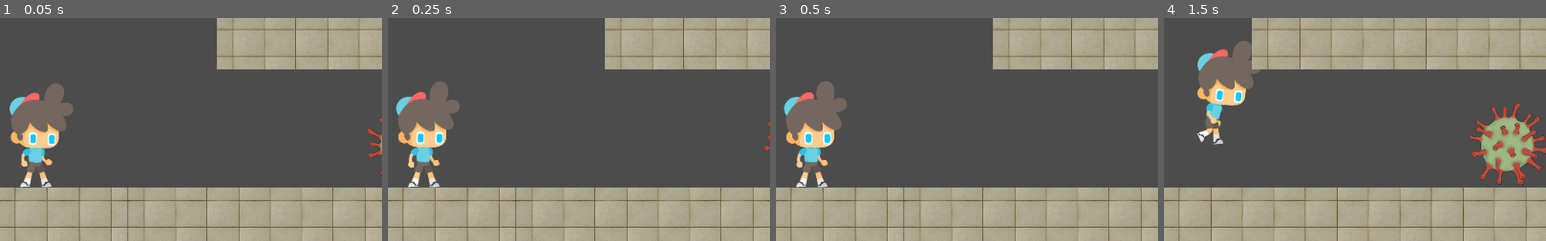
Above: before the commit, frames 1-4 (left to right).
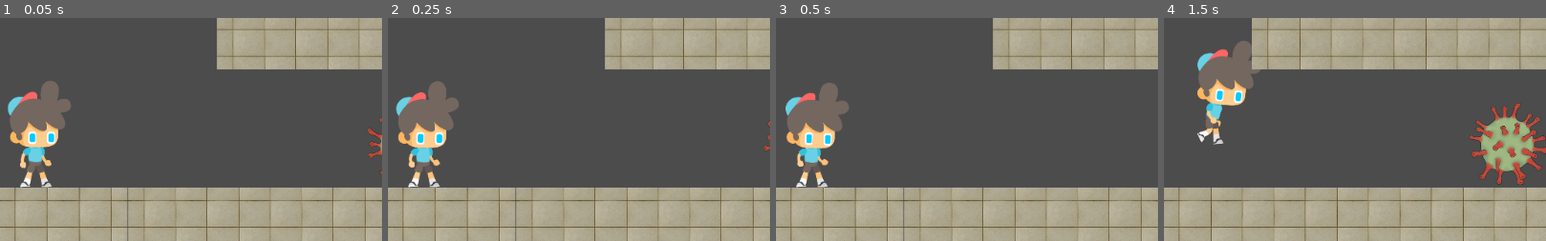
Above: after the commit, the same moments.

Repository: moomurrs/Final-Project
Game: Godot game, scene res://Scenes/World.tscn
Two runs of this game, one before a commit and one after it. Both use one fixed random seed, a clock stepped at 60 frames per second and the inputs below.
Inputs:
- Up to frame 1 (0.05 s): no input
- Up to frame 2 (0.25 s): no input
- Up to frame 3 (0.5 s): no input
- Up to frame 4 (1.5 s): hold Up (ui_up) 0.53-1.28 s; hold Right (ui_right) from 0.53 s (still down); tap Up (ui_up) at 1.35 s
The pictures show only the part of the screen within x 40-90%, y 50-100%; the shares and areas given below are measured in that part.

The runs differ from the first frame. In frame 1, 1.2% of the frame differs, in the area x 2-19%, y 28-68%; in frame 2, 0.4%; in frame 3, 0.9%; in frame 4, nothing differs.

Commit message:
player death works

Diff:
--- /dev/null
+++ b/Scenes/Death.tscn
@@ -0,0 +1,28 @@
+[gd_scene load_steps=3 format=2]
+
+[ext_resource path="res://Assets/OstrichSans-Heavy.otf" type="DynamicFontData" id=1]
+
+[sub_resource type="DynamicFont" id=1]
+size = 80
+font_data = ExtResource( 1 )
+
+[node name="Node2D" type="Node2D"]
+
+[node name="ColorRect" type="ColorRect" parent="."]
+margin_right = 1039.0
+margin_bottom = 611.0
+color = Color( 0, 0, 0, 1 )
+__meta__ = {
+"_edit_use_anchors_": false
+}
+
+[node name="Label" type="Label" parent="."]
+margin_left = 471.247
+margin_top = 265.833
+margin_right = 598.247
+margin_bottom = 319.833
+custom_fonts/font = SubResource( 1 )
+text = "Dead"
+__meta__ = {
+"_edit_use_anchors_": false
+}
--- a/Scenes/Player.tscn
+++ b/Scenes/Player.tscn
@@ -46,6 +46,21 @@
 [ext_resource path="res://Assets/Sprites/Player/Jump (7).png" type="Texture" id=44]
 [ext_resource path="res://Assets/Sprites/Player/Jump (9).png" type="Texture" id=45]
 [ext_resource path="res://Assets/Sprites/Player/Jump (6).png" type="Texture" id=46]
+[ext_resource path="res://Assets/Sprites/Player/Dead (10).png" type="Texture" id=47]
+[ext_resource path="res://Assets/Sprites/Player/Dead (14).png" type="Texture" id=48]
+[ext_resource path="res://Assets/Sprites/Player/Dead (11).png" type="Texture" id=49]
+[ext_resource path="res://Assets/Sprites/Player/Dead (13).png" type="Texture" id=50]
+[ext_resource path="res://Assets/Sprites/Player/Dead (12).png" type="Texture" id=51]
+[ext_resource path="res://Assets/Sprites/Player/Dead (15).png" type="Texture" id=52]
+[ext_resource path="res://Assets/Sprites/Player/Dead (9).png" type="Texture" id=53]
+[ext_resource path="res://Assets/Sprites/Player/Dead (1).png" type="Texture" id=54]
+[ext_resource path="res://Assets/Sprites/Player/Dead (3).png" type="Texture" id=55]
+[ext_resource path="res://Assets/Sprites/Player/Dead (4).png" type="Texture" id=56]
+[ext_resource path="res://Assets/Sprites/Player/Dead (2).png" type="Texture" id=57]
+[ext_resource path="res://Assets/Sprites/Player/Dead (6).png" type="Texture" id=58]
+[ext_resource path="res://Assets/Sprites/Player/Dead (5).png" type="Texture" id=59]
+[ext_resource path="res://Assets/Sprites/Player/Dead (7).png" type="Texture" id=60]
+[ext_resource path="res://Assets/Sprites/Player/Dead (8).png" type="Texture" id=61]
 
 [sub_resource type="SpriteFrames" id=2]
 animations = [ {
@@ -63,6 +78,11 @@
 "loop": true,
 "name": "jump",
 "speed": 16.0
+}, {
+"frames": [ ExtResource( 54 ), ExtResource( 57 ), ExtResource( 55 ), ExtResource( 56 ), ExtResource( 59 ), ExtResource( 58 ), ExtResource( 60 ), ExtResource( 61 ), ExtResource( 53 ), ExtResource( 47 ), ExtResource( 49 ), ExtResource( 51 ), ExtResource( 50 ), ExtResource( 48 ), ExtResource( 52 ) ],
+"loop": false,
+"name": "dead",
+"speed": 16.0
 } ]
 
 [sub_resource type="RectangleShape2D" id=1]
@@ -74,8 +94,8 @@
 [node name="AnimatedSprite" type="AnimatedSprite" parent="."]
 scale = Vector2( 0.3, 0.3 )
 frames = SubResource( 2 )
-animation = "idle"
-frame = 10
+animation = "dead"
+frame = 14
 playing = true
 
 [node name="CollisionShape2D" type="CollisionShape2D" parent="."]
@@ -87,3 +107,7 @@
 limit_top = -100
 limit_bottom = 600
 smoothing_enabled = true
+
+[node name="Timer" type="Timer" parent="."]
+one_shot = true
+[connection signal="timeout" from="Timer" to="." method="_on_Timer_timeout"]
--- a/Scripts/Player.gd
+++ b/Scripts/Player.gd
@@ -6,6 +6,7 @@
 const JUMP = -900
 const FLOOR = Vector2(0, -1)
 var onGround = false
+var isDead = false
 
 
 
@@ -14,35 +15,62 @@
 
 
 func _physics_process(delta):
-	# horizontal movement
-	if Input.is_action_pressed("ui_right"):
-		velocity.x = SPEED
 
-		$AnimatedSprite.play("run")
-		$AnimatedSprite.flip_h = false
-	elif Input.is_action_pressed("ui_left"):
-		velocity.x = -SPEED
+	if not isDead:
+			# horizontal movement
+		if Input.is_action_pressed("ui_right"):
+			velocity.x = SPEED
 
-		$AnimatedSprite.play("run")
-		#$AnimatedSprite.flip_h = true
-	else:
-		velocity.x = 0
-		$AnimatedSprite.play("idle")
+			$AnimatedSprite.play("run")
+			$AnimatedSprite.flip_h = false
+		elif Input.is_action_pressed("ui_left"):
+			velocity.x = -SPEED
 
-	if Input.is_action_pressed("ui_up"):
-		if onGround:
-			velocity.y = JUMP
+			$AnimatedSprite.play("run")
+			#$AnimatedSprite.flip_h = true
+		else:
+			velocity.x = 0
+			$AnimatedSprite.play("idle")
+
+		if Input.is_action_pressed("ui_up"):
+			if onGround:
+				velocity.y = JUMP
+				onGround = false
+				$AnimatedSprite.play("jump")
+
+		# apply gravity
+		velocity.y += GRAVITY
+
+		if is_on_floor():
+			onGround = true
+		else:
 			onGround = false
-			$AnimatedSprite.play("jump")
-
-	# apply gravity
-	velocity.y += GRAVITY
-
-	if is_on_floor():
-		onGround = true
-	else:
-		onGround = false
 
 
-	# apply movement
-	velocity = move_and_slide(velocity, FLOOR)
+		# apply movement
+		velocity = move_and_slide(velocity, FLOOR)
+
+		# get collision objects
+		if get_slide_count() > 0:
+			# check what the collisions are
+			for i in range(get_slide_count()):
+				# if the collision object is Enemey, kill player
+				if "Enemy" in get_slide_collision(i).collider.name:
+					dead()
+# kills the player
+func dead():
+	isDead = true
+	# stop player motion
+	velocity = Vector2(0,0)
+	# play death sprite
+	$AnimatedSprite.play("dead")
+	# disable collision
+	$CollisionShape2D.set_deferred("disabled", true)
+	# wait 1 second before changing to death scene
+	$Timer.start()
+
+
+
+func _on_Timer_timeout():
+	# call death screen
+	get_tree().change_scene("res://Scenes/Death.tscn")
Binary file added: Assets/OstrichSans-Heavy.otf
Binary file added: Assets/Sprites/Player/Dead (1).png
Binary file added: Assets/Sprites/Player/Dead (10).png
Binary file added: Assets/Sprites/Player/Dead (11).png
Not shown, added: Assets/Sprites/Player/Dead (11).png.import
Binary file added: Assets/Sprites/Player/Dead (12).png
Not shown, added: Assets/Sprites/Player/Dead (12).png.import
Binary file added: Assets/Sprites/Player/Dead (13).png
Not shown, added: Assets/Sprites/Player/Dead (13).png.import
Binary file added: Assets/Sprites/Player/Dead (14).png
Not shown, added: Assets/Sprites/Player/Dead (14).png.import
Binary file added: Assets/Sprites/Player/Dead (15).png
(and 10 more such lines)
